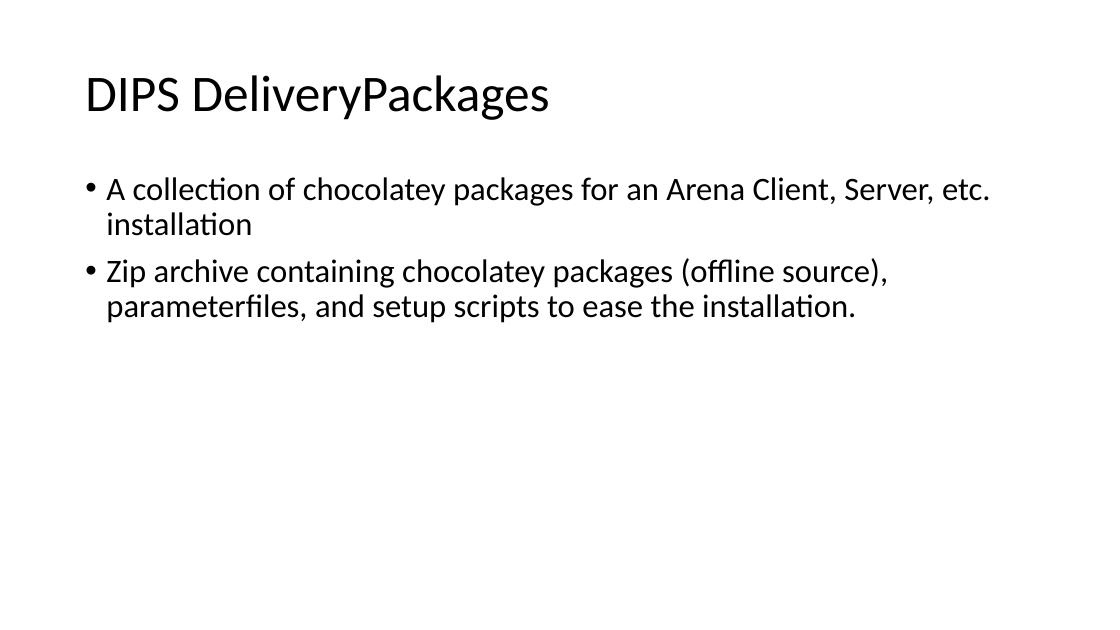
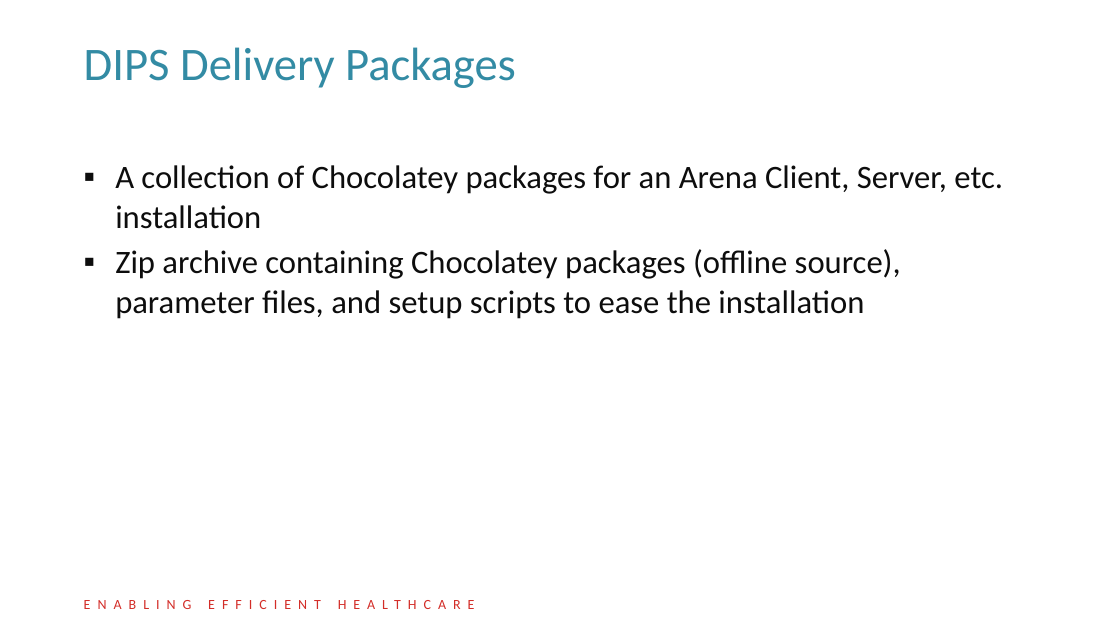
Before and after one commit to DIPSAS/InstallationTech, a slide deck: slide 57 of presentation/InstallationCourse.pptx (slide 53 before the commit). Drawn at 1120x630 pixels with LibreOffice and Linux fonts; fonts in the diff are those of the drawing; background and template pictures are left out. Boxes give left, top, right and bottom in pixels: in the first picture for what was removed or moved away, otherwise in the second. Text is boxed around its words. In the diff, an @@ line names an element or a change of style, - is before the commit and + after.

Commit message:
Added DIPS theme. Corrected some typos. Added slides for DIPS Delivery Process.

```diff
--- a/presentation/InstallationCourse.pptx
+++ b/presentation/InstallationCourse.pptx
@@ title at bbox=[84, 47, 516, 88]: text changed; size 44 to 40 pt; text colour #000000 to #338BA4 @@
-DIPS DeliveryPackages
+DIPS Delivery Packages
@@ text at bbox=[115, 165, 1003, 319]: text changed; text colour #000000 to #0D0D0D @@
-• A collection of chocolatey packages for an Arena Client, Server, etc. installation
-• Zip archive containing chocolatey packages (offline source), parameterfiles, and setup scripts to ease the installation.
+▪ A collection of Chocolatey packages for an Arena Client, Server, etc. installation
+▪ Zip archive containing Chocolatey packages (offline source), parameter files, and setup scripts to ease the installation
@@ text added at bbox=[84, 596, 485, 613], 12 pt, text #D32D28, small capitals @@
+ENABLING EFFICIENT HEALTHCARE
```
Also in this commit, not shown: 67 other slides changed, 4 slides added.
